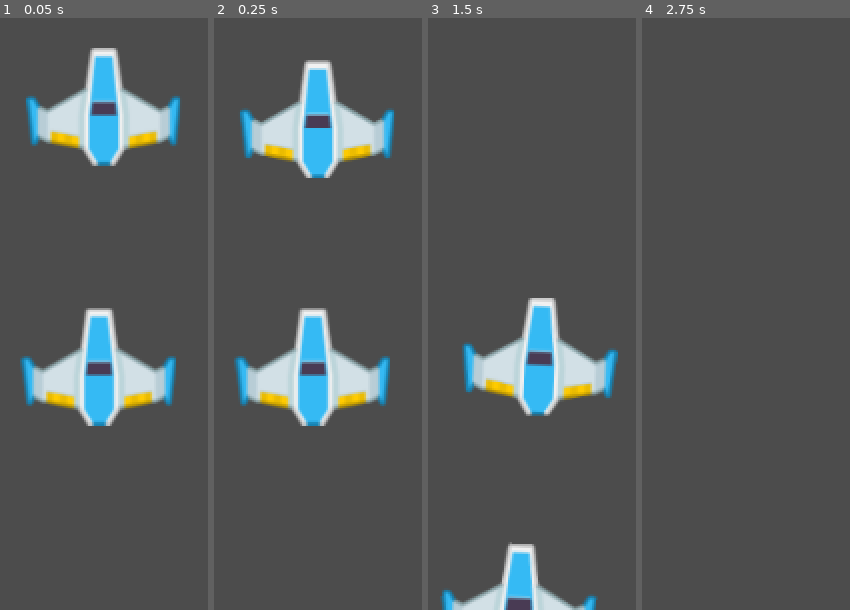
Above: before the commit, frames 1-4 (left to right).
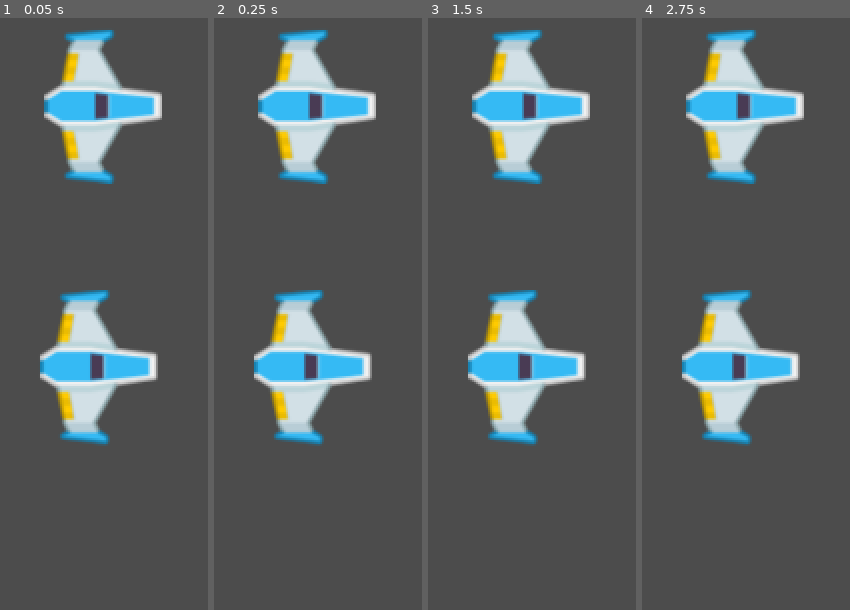
Above: after the commit, the same moments.

Repository: GimenezGeorge/Meteoritos
Game: Godot game, scene res://Juego/Niveles/NivelTest.tscn
Two runs of this game, one before a commit and one after it. Both use one fixed random seed, a clock stepped at 60 frames per second and the inputs below.
Inputs:
- Up to frame 1 (0.05 s): no input
- Up to frame 2 (0.25 s): no input
- Up to frame 3 (1.5 s): hold W (m_adelante, bound only after the commit) 0.53-1.28 s; hold A (rotar_antih, bound only after the commit) 0.53-1.28 s; tap D (rotar_hor, bound only after the commit) at 0.8, 1.35 s; hold S (m_atras, bound only after the commit) from 1.28 s (still down)
- Up to frame 4 (2.75 s): tap A (rotar_antih, bound only after the commit) at 1.55 s; release S (m_atras, bound only after the commit) at 2.03 s; hold W (m_adelante, bound only after the commit) from 2.03 s (still down); hold A (rotar_antih, bound only after the commit) from 2.03 s (still down); tap D (rotar_hor, bound only after the commit) at 2.3 s

The runs differ from the first frame. In frame 1, 20% of the frame differs, in the area x 9-87%, y 2-73%; in frame 2, 20%; in frame 3, 21%, in the area x 5-92%, y 2-100%; in frame 4, 15%.

Commit message:
Cambios_raros
Ahora no anda

Diff:
--- a/Juego/Niveles/Naves/MaterialFisico.tres
+++ b/Juego/Niveles/Naves/MaterialFisico.tres
@@ -1,4 +1,5 @@
 [gd_resource type="PhysicsMaterial" format=2]
 
 [resource]
+friction = 0.0
 bounce = 12.0
--- /dev/null
+++ b/Juego/Niveles/Naves/Player.gd
@@ -0,0 +1,34 @@
+class_name Player
+extends RigidBody2D
+
+## Atributos Export
+export var potencia_motor:int = 20
+export var potencia_rotacion:int = 280
+
+## Atributos
+var empuje:Vector2 = Vector2.ZERO
+var dir_rotacion:int = 0
+
+## Metodos
+func _integrate_forces(_state: Physics2DDirectBodyState) -> void:
+	apply_central_impulse(empuje.rotated(rotation))
+	apply_torque_impulse(dir_rotacion * potencia_rotacion)
+
+func _process(_delta: float) -> void:
+	pass
+
+## Metodos Custom
+func player_input() -> void:
+	# Empuje
+	empuje = Vector2.ZERO
+	if Input.is_action_just_pressed("m_adelante"):
+		empuje = Vector2(potencia_motor, 0)
+	elif Input.is_action_pressed("m_atras"):
+		empuje = Vector2(-potencia_motor, 0)
+
+	# Rotacion
+	dir_rotacion = 0
+	if Input.is_action_pressed("rotar_antih"):
+		dir_rotacion -= 1
+	elif Input.is_action_pressed("rotar_hor"):
+		dir_rotacion += 1
--- a/Juego/Niveles/Naves/Player.tscn
+++ b/Juego/Niveles/Naves/Player.tscn
@@ -1,17 +1,25 @@
-[gd_scene load_steps=4 format=2]
+[gd_scene load_steps=5 format=2]
 
 [ext_resource path="res://Juego/Niveles/Naves/player_blue.png" type="Texture" id=1]
 [ext_resource path="res://Juego/Niveles/Naves/MaterialFisico.tres" type="PhysicsMaterial" id=2]
+[ext_resource path="res://Juego/Niveles/Naves/Player.gd" type="Script" id=3]
 
 [sub_resource type="CircleShape2D" id=1]
 radius = 38.2704
 
 [node name="Player" type="RigidBody2D"]
+position = Vector2( 503, 311 )
 physics_material_override = ExtResource( 2 )
 gravity_scale = 0.0
 can_sleep = false
+linear_damp = 1.0
+angular_damp = 4.0
+script = ExtResource( 3 )
+potencia_motor = 400
+potencia_rotacion = 1200
 
 [node name="Sprite" type="Sprite" parent="."]
+rotation = 1.5708
 texture = ExtResource( 1 )
 
 [node name="CollisionShape2D" type="CollisionShape2D" parent="."]
--- a/Juego/Niveles/NivelTest.tscn
+++ b/Juego/Niveles/NivelTest.tscn
@@ -6,8 +6,6 @@
 
 [node name="Player" parent="." instance=ExtResource( 1 )]
 position = Vector2( 549, 277 )
-gravity_scale = 3.0
 
 [node name="Player2" parent="." instance=ExtResource( 1 )]
 position = Vector2( 546, 444 )
-gravity_scale = 0.0
--- a/project.godot
+++ b/project.godot
@@ -8,11 +8,48 @@
 
 config_version=4
 
+_global_script_classes=[ {
+"base": "RigidBody2D",
+"class": "Player",
+"language": "GDScript",
+"path": "res://Juego/Niveles/Naves/Player.gd"
+} ]
+_global_script_class_icons={
+"Player": ""
+}
+
 [application]
 
 config/name="Meteoritos"
 run/main_scene="res://Juego/Niveles/NivelTest.tscn"
 config/icon="res://icon.png"
+
+[input]
+
+m_adelante={
+"deadzone": 0.5,
+"events": [ Object(InputEventKey,"resource_local_to_scene":false,"resource_name":"","device":0,"alt":false,"shift":false,"control":false,"meta":false,"command":false,"pressed":false,"scancode":87,"unicode":0,"echo":false,"script":null)
+, Object(InputEventKey,"resource_local_to_scene":false,"resource_name":"","device":0,"alt":false,"shift":false,"control":false,"meta":false,"command":false,"pressed":false,"scancode":16777232,"unicode":0,"echo":false,"script":null)
+ ]
+}
+m_atras={
+"deadzone": 0.5,
+"events": [ Object(InputEventKey,"resource_local_to_scene":false,"resource_name":"","device":0,"alt":false,"shift":false,"control":false,"meta":false,"command":false,"pressed":false,"scancode":83,"unicode":0,"echo":false,"script":null)
+, Object(InputEventKey,"resource_local_to_scene":false,"resource_name":"","device":0,"alt":false,"shift":false,"control":false,"meta":false,"command":false,"pressed":false,"scancode":16777234,"unicode":0,"echo":false,"script":null)
+ ]
+}
+rotar_hor={
+"deadzone": 0.5,
+"events": [ Object(InputEventKey,"resource_local_to_scene":false,"resource_name":"","device":0,"alt":false,"shift":false,"control":false,"meta":false,"command":false,"pressed":false,"scancode":68,"unicode":0,"echo":false,"script":null)
+, Object(InputEventKey,"resource_local_to_scene":false,"resource_name":"","device":0,"alt":false,"shift":false,"control":false,"meta":false,"command":false,"pressed":false,"scancode":16777233,"unicode":0,"echo":false,"script":null)
+ ]
+}
+rotar_antih={
+"deadzone": 0.5,
+"events": [ Object(InputEventKey,"resource_local_to_scene":false,"resource_name":"","device":0,"alt":false,"shift":false,"control":false,"meta":false,"command":false,"pressed":false,"scancode":65,"unicode":0,"echo":false,"script":null)
+, Object(InputEventKey,"resource_local_to_scene":false,"resource_name":"","device":0,"alt":false,"shift":false,"control":false,"meta":false,"command":false,"pressed":false,"scancode":16777231,"unicode":0,"echo":false,"script":null)
+ ]
+}
 
 [physics]
 
